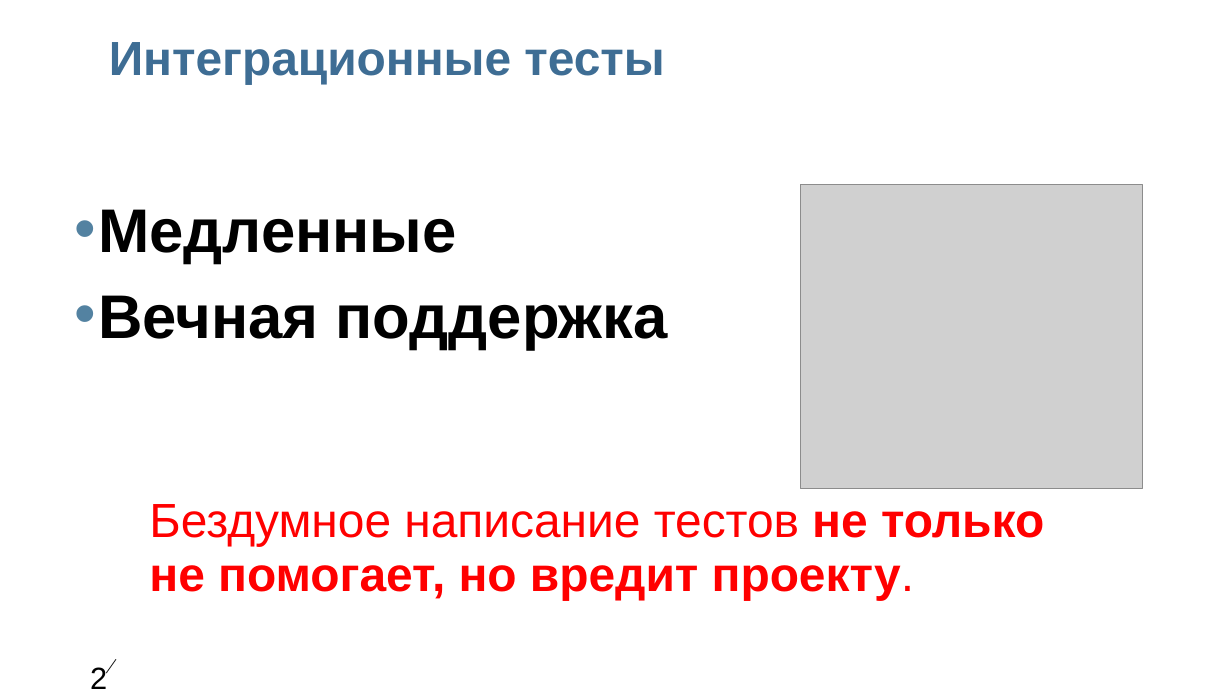
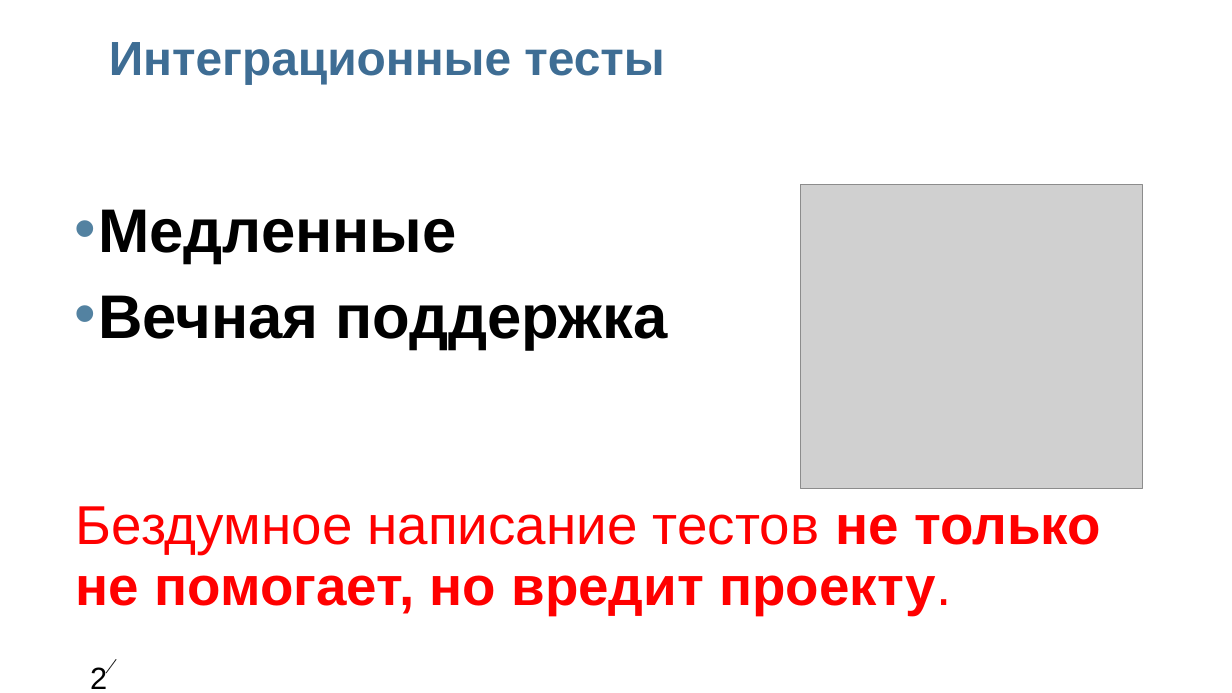
Before and after one commit to livekazan/unitUITest, a slide deck: slide 20 of Unit_UI_Test.ppt. Drawn at 1232x693 pixels with LibreOffice and Linux fonts; fonts in the diff are those of the drawing; grey boxes stand for pictures; background and template pictures are left out. Boxes give left, top, right and bottom in pixels: in the first picture for what was removed or moved away, otherwise in the second. Text is boxed around its words. In the diff, an @@ line names an element or a change of style, - is before the commit and + after.

```diff
--- a/Unit_UI_Test.ppt
+++ b/Unit_UI_Test.ppt
@@ text "Бездумное написание тестов не только ..." moved from (x1=149, y1=504, x2=1044, y2=601) to (x1=76, y1=506, x2=1101, y2=615) @@
@@ text "Бездумное написание тестов не только ..." at (x1=76, y1=506, x2=1101, y2=615): size 28 to 32 pt @@
```
Also in this commit, not shown: 11 other slides changed.
